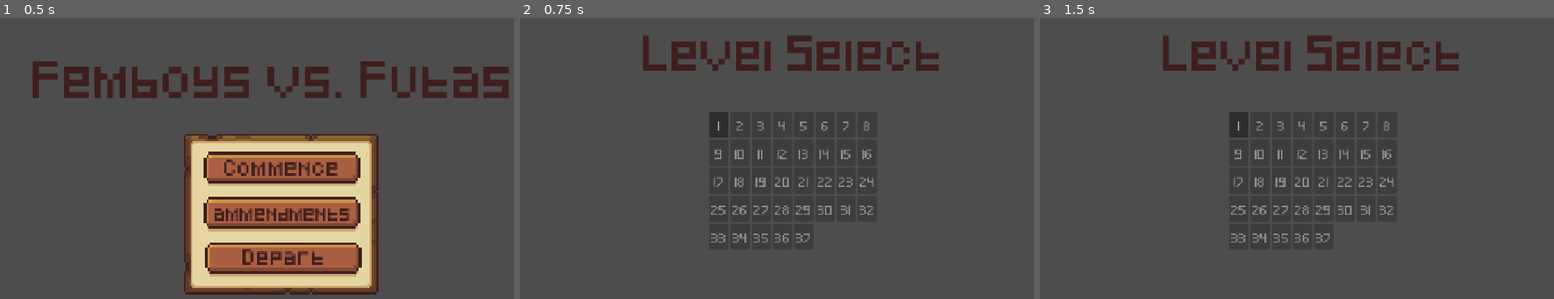
Above: before the commit, frames 1-3 (left to right).
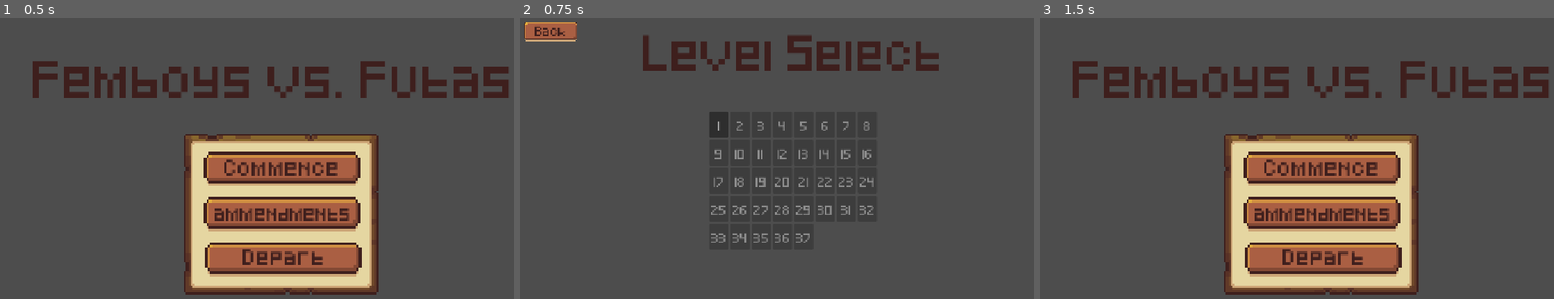
Above: after the commit, the same moments.

Repository: Cafle/craftpix-gamejam
Game: Godot game, scene res://Scenes/UI/Title.tscn
Same seed, same stepped clock (60 frames per second), same inputs: the game is played once before the commit and once after it.
Inputs (mouse positions are in pixels of both pictures, inside the frame that each line leads up to):
- Up to frame 1 (0.5 s): no input
- Up to frame 2 (0.75 s): click "Commence" at 0.5 s
- Up to frame 3 (1.5 s): click (1070, 32) at 1.25 s, where only the run after the commit has a clickable "Back"

Frame 1 is identical in both runs. In frame 2, 0.7% of the frame differs, in the area x 0-12%, y 1-9%; in frame 3, 29%, in the area x 6-99%, y 6-99%.

Commit message:
menu functionalities

Diff:
--- a/Scenes/UI/Level Select.tscn
+++ b/Scenes/UI/Level Select.tscn
@@ -3,6 +3,15 @@
 [ext_resource type="Script" uid="uid://bglawpx2myxrp" path="res://Scripts/UI/LSMenu.gd" id="1_5xbx3"]
 [ext_resource type="Theme" uid="uid://cfx1uvctms1cn" path="res://Assets/UI/MAIN_THEME.tres" id="1_47lp1"]
 [ext_resource type="PackedScene" uid="uid://c3s3lxtpfbht1" path="res://Scenes/UI/LSbutton.tscn" id="1_cgdd1"]
+[ext_resource type="Texture2D" uid="uid://bj2lcck2ujf86" path="res://Assets/UI/Buttons.png" id="4_wwjbk"]
+
+[sub_resource type="AtlasTexture" id="AtlasTexture_47lp1"]
+atlas = ExtResource("4_wwjbk")
+region = Rect2(103, 149, 41, 15)
+
+[sub_resource type="AtlasTexture" id="AtlasTexture_wwjbk"]
+atlas = ExtResource("4_wwjbk")
+region = Rect2(151, 150, 42, 14)
 
 [node name="LevelSelect" type="Control" unique_id=360652690]
 layout_mode = 3
@@ -39,3 +48,21 @@
 
 [node name="LSbutton" parent="CenterContainer/GridContainer" unique_id=2084964988 instance=ExtResource("1_cgdd1")]
 layout_mode = 2
+
+[node name="Back" type="TextureButton" parent="." unique_id=823185106]
+layout_mode = 0
+offset_left = 16.0
+offset_top = 32.0
+offset_right = 126.0
+offset_bottom = 72.0
+texture_normal = SubResource("AtlasTexture_47lp1")
+texture_pressed = SubResource("AtlasTexture_wwjbk")
+stretch_mode = 0
+
+[node name="Label" type="Label" parent="Back" unique_id=402527044]
+layout_mode = 0
+offset_left = 24.0
+offset_top = -8.0
+offset_right = 88.0
+offset_bottom = 38.0
+text = "Back"
--- a/Scenes/UI/Pause.gd
+++ b/Scenes/UI/Pause.gd
@@ -11,8 +11,8 @@
 @onready var restart = $Pause/Restart
 @onready var controls = $Pause/Controls
 @onready var c_controls = $Controls/back
-@onready var resume = $Pause/Play
-@onready var resume2 = $Pause/back
+@onready var quit = $Pause/quit
+@onready var resume = $Pause/back
 
 #sliders
 @onready var music = $Options/music
@@ -24,8 +24,8 @@
 
 	options.button_up.connect(_openOptions)
 	c_settings.button_up.connect(_closeOptions)
+	quit.button_up.connect(_quit)
 	resume.button_up.connect(_resume)
-	resume2.button_up.connect(_resume)
 	controls.button_up.connect(_openControls)
 	c_controls.button_up.connect(_closeControls)
 	restart.button_up.connect(_restart)
@@ -67,6 +67,10 @@
 	get_tree().reload_current_scene()
 	pass
 
+func _quit() -> void:
+	get_tree().change_scene_to_file("res://Scenes/UI/Level Select.tscn")
+	pass
+
 func _changeVol(num: float, track: int) -> void:
 	#1 for music slider, 0 for sfx
 	if track == 1:
--- a/Scenes/UI/Pause.tscn
+++ b/Scenes/UI/Pause.tscn
@@ -106,7 +106,7 @@
 horizontal_alignment = 1
 vertical_alignment = 1
 
-[node name="Play" type="TextureButton" parent="Pause" unique_id=36346799]
+[node name="quit" type="TextureButton" parent="Pause" unique_id=36346799]
 layout_mode = 0
 offset_left = 66.000015
 offset_top = 284.0
@@ -118,14 +118,14 @@
 texture_pressed = SubResource("AtlasTexture_fjwti")
 stretch_mode = 0
 
-[node name="Label" type="Label" parent="Pause/Play" unique_id=1857873234]
+[node name="Label" type="Label" parent="Pause/quit" unique_id=1857873234]
 layout_mode = 0
 offset_left = 31.999992
 offset_top = 7.9999933
 offset_right = 218.0
 offset_bottom = 53.999992
 theme_override_font_sizes/font_size = 16
-text = "Commence"
+text = "Retreat"
 horizontal_alignment = 1
 vertical_alignment = 1
 
--- a/Scripts/UI/LSMenu.gd
+++ b/Scripts/UI/LSMenu.gd
@@ -5,9 +5,17 @@
 
 @onready var button = $CenterContainer/GridContainer/LSbutton
 @onready var grid = $CenterContainer/GridContainer
+@onready var Back = $Back
 
 # Called when the node enters the scene tree for the first time.
 func _ready() -> void:
+
 	grid.columns = columns
 	for i in levels - 1:
 		grid.add_child(button.duplicate())
+
+	Back.button_up.connect(_back)
+
+
+func _back() -> void:
+	get_tree().change_scene_to_file("res://Scenes/UI/Title.tscn")
--- a/Scripts/UI/LevelSelect.gd
+++ b/Scripts/UI/LevelSelect.gd
@@ -5,6 +5,8 @@
 		preload("res://Assets/Music/Ale and Maidens.mp3"),
 		preload("res://Assets/Music/Teseract of Infinite Knowlege.mp3")
 	]
+
+
 var current_level: int = 1
 var HUL: int = 1 #Highest Unlocked Level
 var Max_level: int = 37 #Current Max Level on Level Select Menu
@@ -22,10 +24,13 @@
 	print("LevelManager ready — loaded HUL: ", HUL, " current_level: ", current_level)
 
 
+
+
 func _playSong(num: int) -> void:
 	Music.stop()
 	Music.stream = SONGS[num % SONGS.size()]
 	Music.play()
+
 
 func unlockLevel(level: int) -> void:
 	# Core if-check is UNCHANGED from the original.
